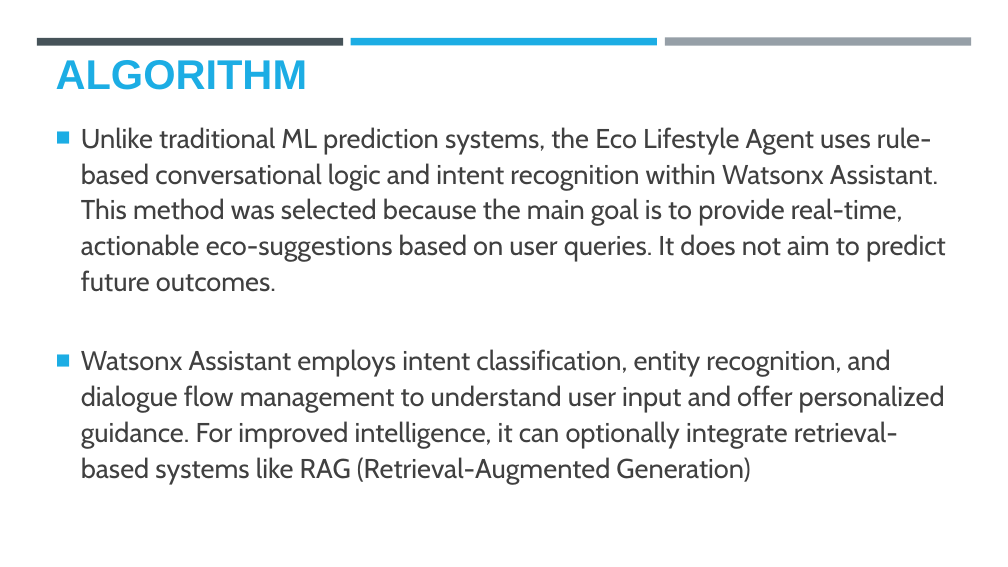
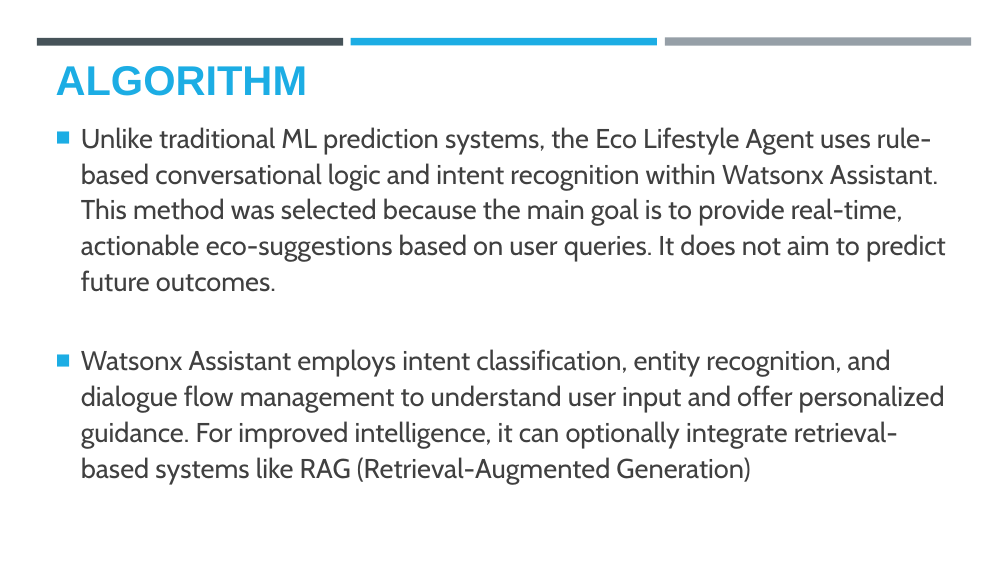
Before and after one commit to Suryank7/Eco-Lifestyle-Agent, a slide deck: slide 7 of ProjectTemplate (1) - Copy.pptx. Drawn at 1008x567 pixels with LibreOffice and Linux fonts; fonts in the diff are those of the drawing; background and template pictures are left out. Boxes give left, top, right and bottom in pixels: in the first picture for what was removed or moved away, otherwise in the second. Text is boxed around its words. In the diff, an @@ line names an element or a change of style, - is before the commit and + after.

```diff
--- a/ProjectTemplate (1) - Copy.pptx
+++ b/ProjectTemplate (1) - Copy.pptx
@@ title "ALGORITHM": place and size @@
-title "ALGORITHM" at bbox=[56, 60, 308, 90]
+title "ALGORITHM" at bbox=[56, 66, 308, 96]
```
Also in this commit, not shown: 9 other slides changed, 4 slides added.
